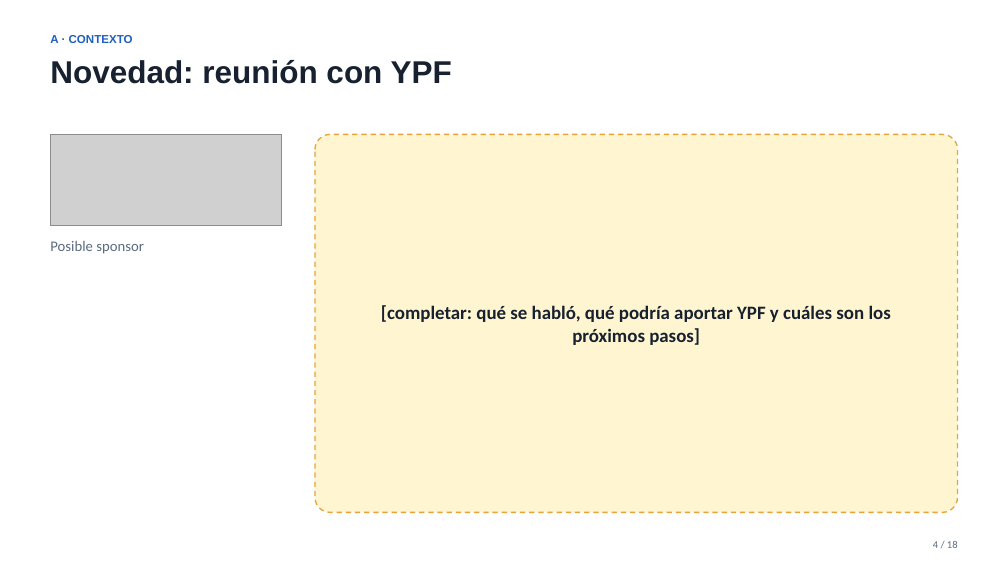
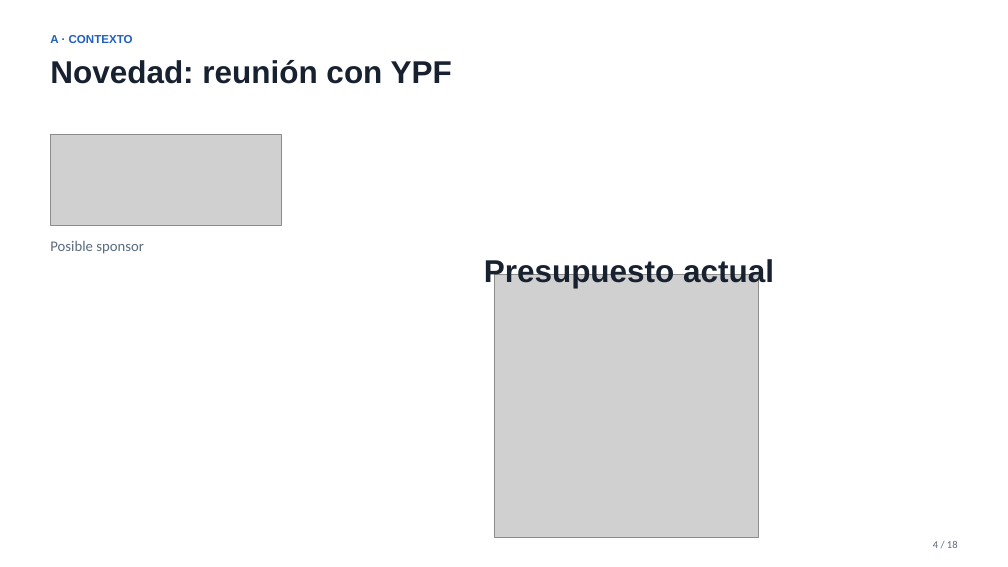
Before and after one commit to Matyy38/erc-rover-EyP, a slide deck: slide 4 of audiovisual-presentacion/presentacion-ingreso-EyP-2026-09.pptx. Drawn at 1008x567 pixels with LibreOffice and Linux fonts; fonts in the diff are those of the drawing; grey boxes stand for pictures. Boxes give left, top, right and bottom in pixels: in the first picture for what was removed or moved away, otherwise in the second. Text is boxed around its words. In the diff, an @@ line names an element or a change of style, - is before the commit and + after.

```diff
--- a/audiovisual-presentacion/presentacion-ingreso-EyP-2026-09.pptx
+++ b/audiovisual-presentacion/presentacion-ingreso-EyP-2026-09.pptx
@@ rounded rectangle removed at box(315, 135, 958, 513) @@
-[completar: qué se habló, qué podría aportar YPF y cuáles son los próximos pasos]
@@ text added at box(484, 257, 774, 288), 30 pt, text #17212F, bold @@
+Presupuesto actual
@@ picture added at box(495, 274, 758, 538) @@
```
Also in this commit, not shown: 11 other slides changed, 1 slide removed, 3 other files.
